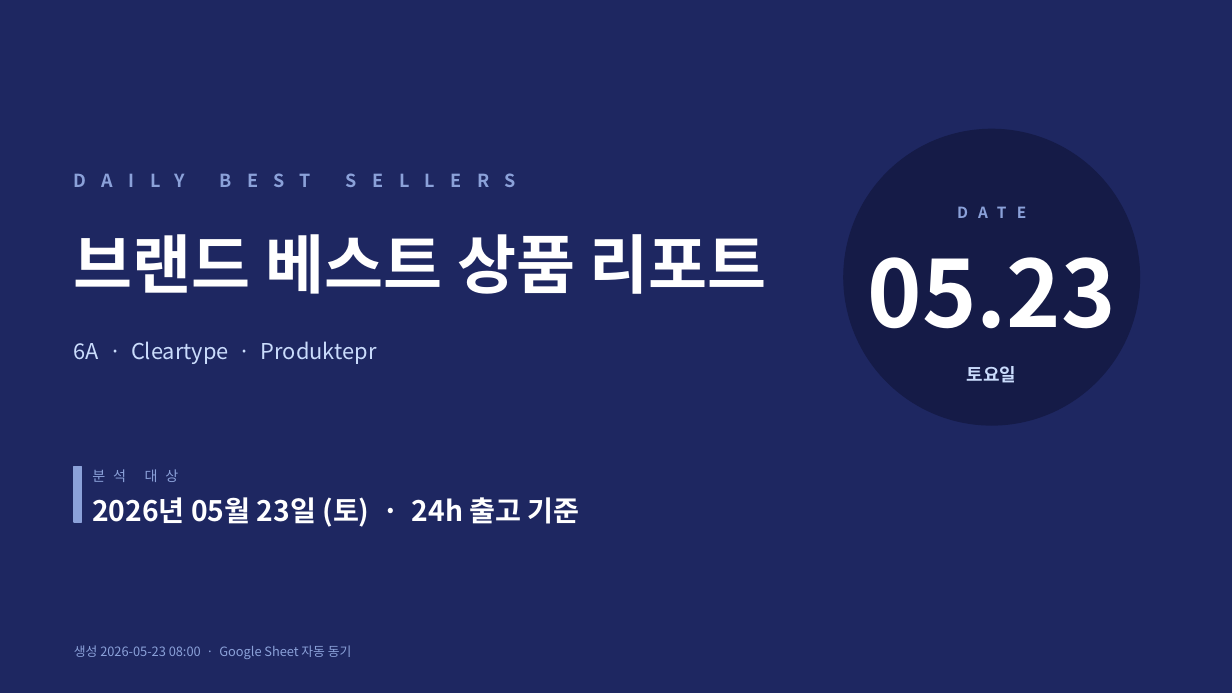
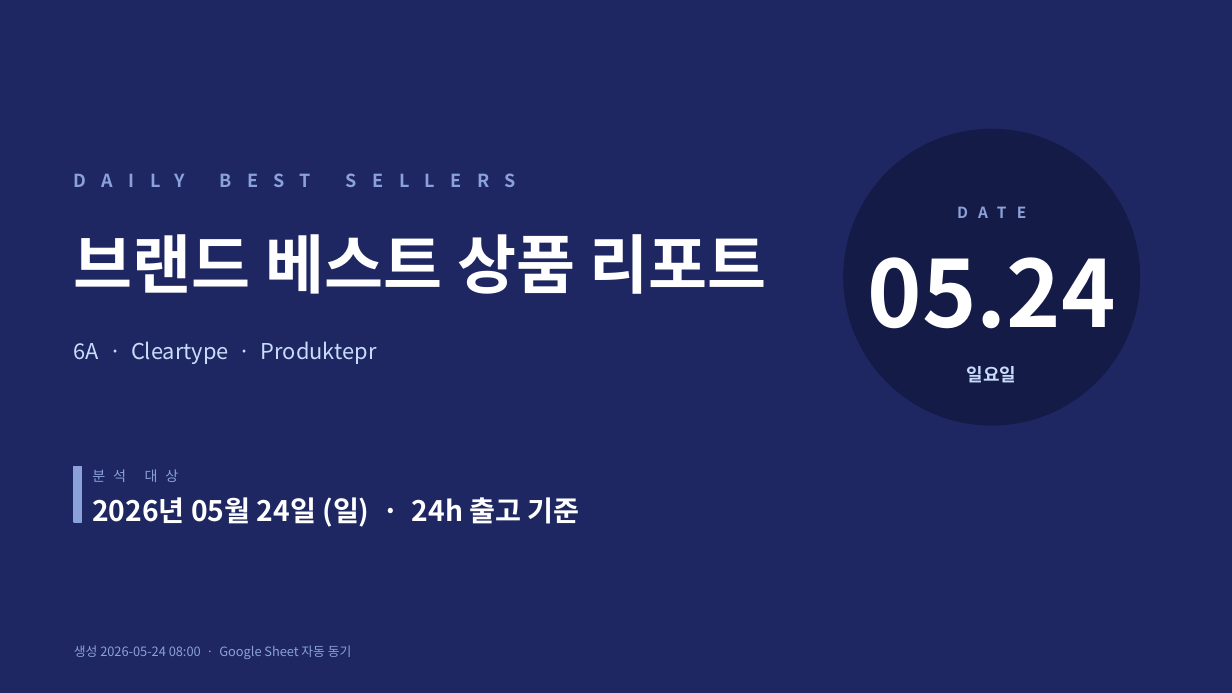
Before and after one commit to j65209/Brightbeed, a slide deck: slide 1 of data/sales-report.pptx. Drawn at 1232x693 pixels with LibreOffice and Linux fonts; fonts in the diff are those of the drawing. Boxes give left, top, right and bottom in pixels: in the first picture for what was removed or moved away, otherwise in the second. Text is boxed around its words. In the diff, an @@ line names an element or a change of style, - is before the commit and + after.

```diff
--- a/data/sales-report.pptx
+++ b/data/sales-report.pptx
@@ text at (x1=868, y1=257, x2=1116, y2=329): text changed @@
-05.23
+05.24
@@ text at (x1=967, y1=366, x2=1017, y2=383): text changed @@
-토요일
+일요일
@@ text at (x1=92, y1=497, x2=580, y2=527): text changed @@
-2026년 05월 23일 (토) · 24h 출고 기준
+2026년 05월 24일 (일) · 24h 출고 기준
@@ text at (x1=74, y1=645, x2=352, y2=659): text changed @@
-생성 2026-05-23 08:00 · Google Sheet 자동 동기
+생성 2026-05-24 08:00 · Google Sheet 자동 동기
```
Also in this commit, not shown: 6 other slides changed.
